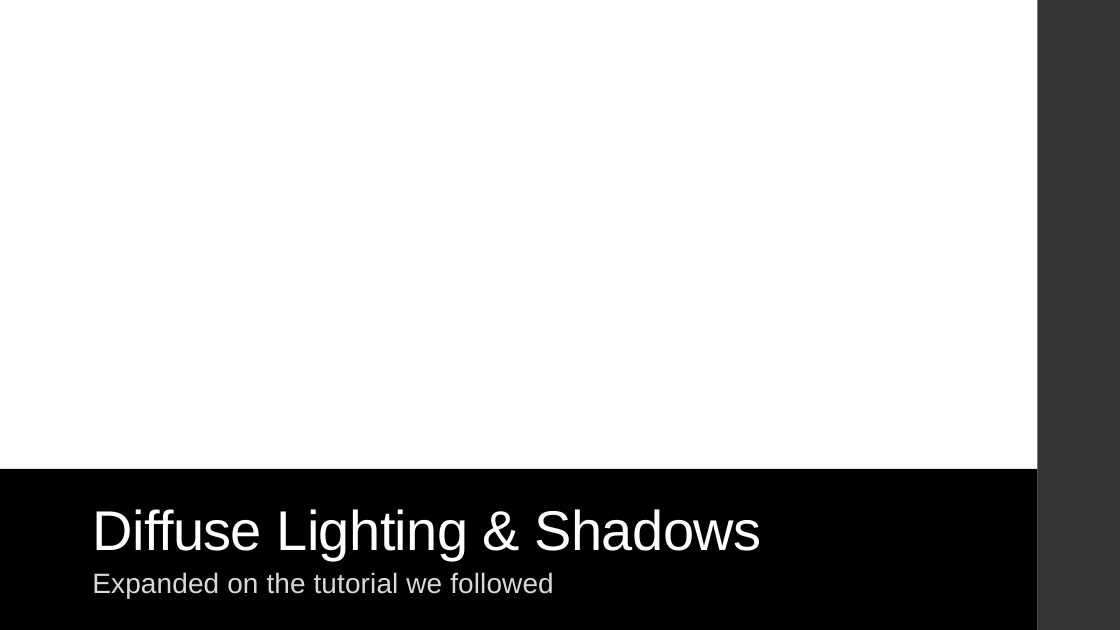
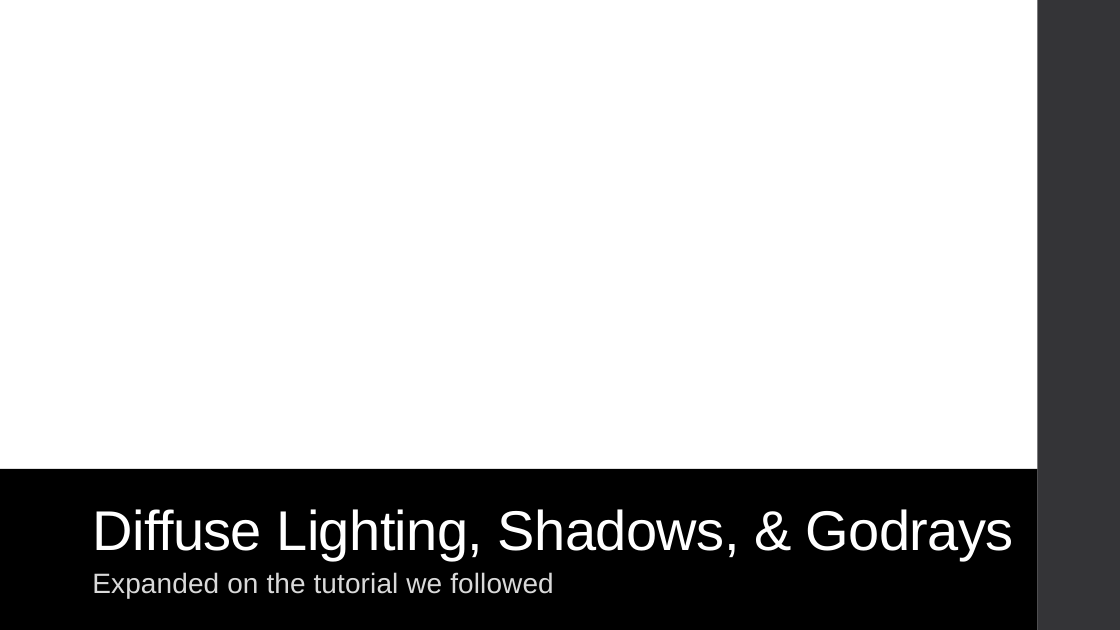
Before and after one commit to sandint2011/mc-shader-exploration, a slide deck: slide 4 of Final Presentation Tucker-Spencer.pptx. Drawn at 1120x630 pixels with LibreOffice and Linux fonts; fonts in the diff are those of the drawing. Boxes give left, top, right and bottom in pixels: in the first picture for what was removed or moved away, otherwise in the second. Text is boxed around its words. In the diff, an @@ line names an element or a change of style, - is before the commit and + after.

```diff
--- a/Final Presentation Tucker-Spencer.pptx
+++ b/Final Presentation Tucker-Spencer.pptx
@@ title at (92, 509, 1014, 560): text changed @@
-Diffuse Lighting & Shadows
+Diffuse Lighting, Shadows, & Godrays
```
Also in this commit, not shown: 1 other slide changed.
